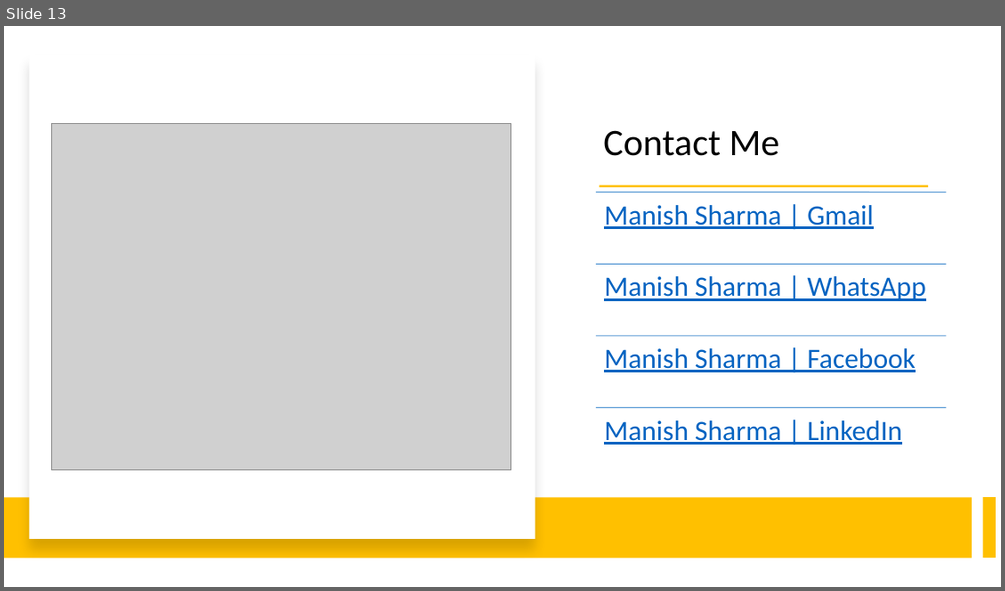
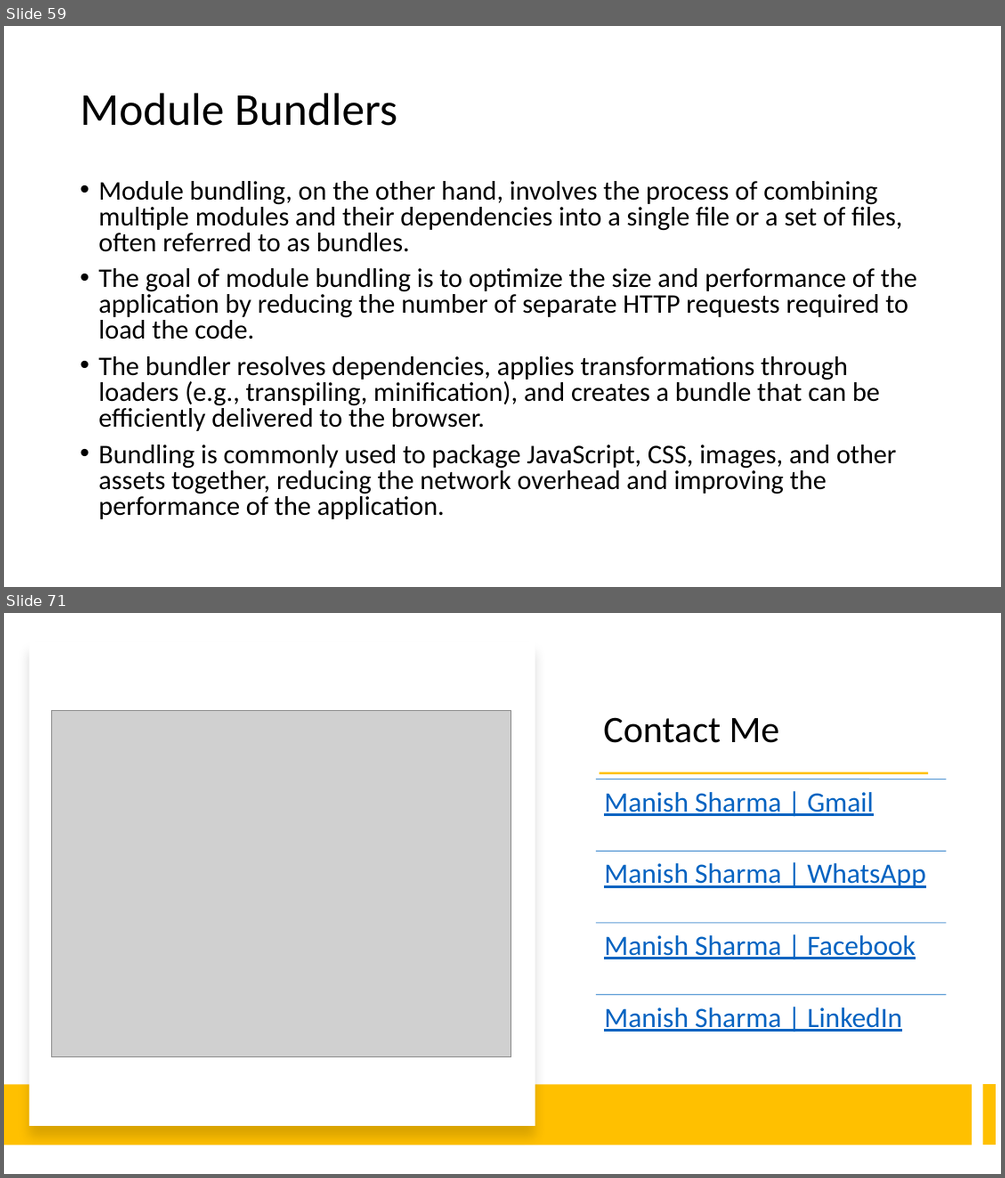
Before and after one commit to explore-with-manish/BFL_Byte_Jul23, a slide deck: Ng-Byte.pptx. Shown one above the other, each under a label of ours: slide 13 before the commit, slides 59 and 71 after it; the slides between them are not shown. The pictures are 1005x591 and 1005x1178 pixels, drawn with LibreOffice and Linux fonts; fonts in the diff are those of the drawing; grey boxes stand for pictures. Boxes give left, top, right and bottom in pixels: in the first picture for what was removed or moved away, otherwise in the second. Text is boxed around its words. In the diff, an @@ line names an element or a change of style, - is before the commit and + after.

Commit message:
PPT updated

```diff
--- a/Ng-Byte.pptx
+++ b/Ng-Byte.pptx
@@ slide 59 added at (4, 26, 1001, 587), background #FFFFFF @@
@@ title added at (80, 93, 397, 126), 44 pt, text #000000 @@
+Module Bundlers
@@ text added at (98, 181, 917, 519), 25.9 pt, text #000000 @@
+• Module bundling, on the other hand, involves the process of combining multiple modules and their dependencies into a single file or a set of files, often referred to as bundles.
+• The goal of module bundling is to optimize the size and performance of the application by reducing the number of separate HTTP requests required to load the code.
+• The bundler resolves dependencies, applies transformations through loaders (e.g., transpiling, minification), and creates a bundle that can be efficiently delivered to the browser.
+• Bundling is commonly used to package JavaScript, CSS, images, and other assets together, reducing the network overhead and improving the performance of the application.
@@ what was slide 13 is now slide 71 @@
```
Also in this commit, not shown: 57 other slides added.
